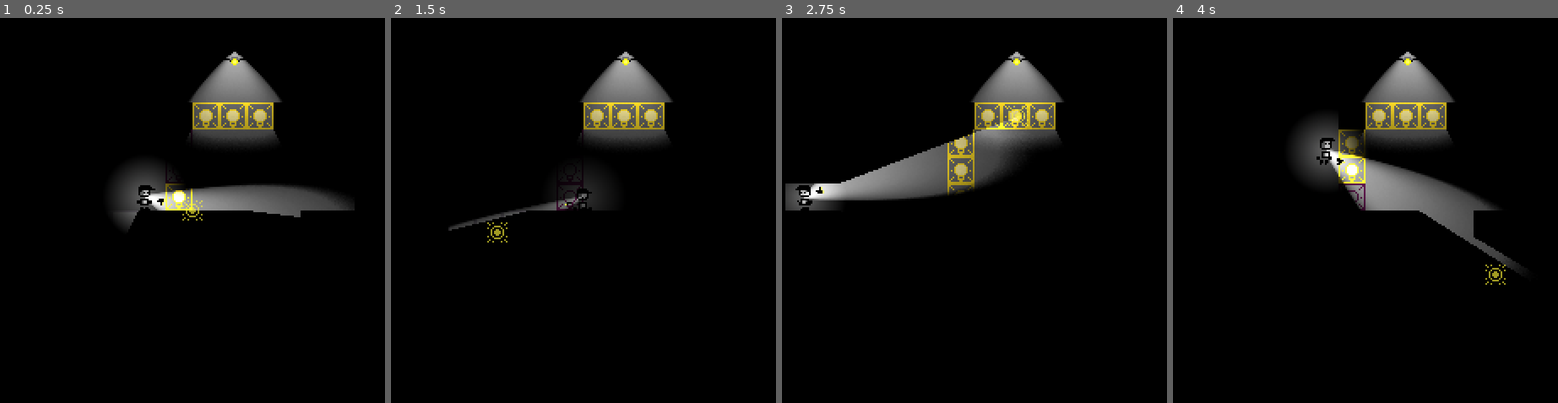
Above: before the commit, frames 1-4 (left to right).
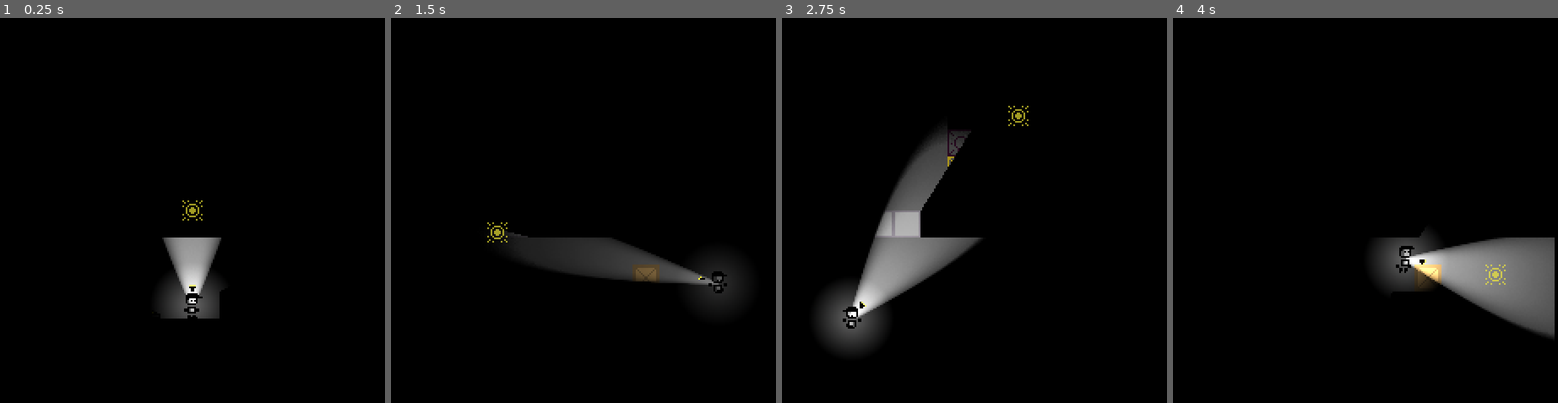
Above: after the commit, the same moments.

Repository: DylanPerry2098/ScreenTear
Game: Godot game, scene res://scenes/levels/test_room.tscn
The game is run twice, just before and just after one commit, with the same random seed, the same clock (stepped at 60 frames per second) and the same inputs.
Inputs (mouse positions are in pixels of both pictures, inside the frame that each line leads up to):
- Up to frame 1 (0.25 s): no input
- Up to frame 2 (1.5 s): move the mouse to (679, 187) at 0.52 s; hold D (move_right) from 0.53 s (still down); tap E (interact) at 0.6 s; tap Space (jump) at 0.77 s; move the mouse to (498, 233) at 1.27 s; tap F (turn_off_flashlight) at 1.35 s
- Up to frame 3 (2.75 s): tap Space (jump) at 1.52 s; tap Enter at 2 s; move the mouse to (1016, 114) at 2.02 s; release D (move_right) at 2.03 s; hold A (move_left) from 2.03 s (still down); tap E (interact) at 2.1 s
- Up to frame 4 (4 s): move the mouse to (1342, 295) at 2.77 s; release A (move_left) at 2.78 s; hold D (move_right) from 2.78 s (still down); tap F (turn_off_flashlight) at 2.85 s; tap Space (jump) at 3.02, 3.5, 3.77 s; move the mouse to (1496, 275) at 3.52 s; tap E (interact) at 3.6 s

The runs differ from the first frame. In frame 1, 11% of the frame differs, in the area x 29-93%, y 8-79%; in frame 2, 9.6%; in frame 3, 15%; in frame 4, 18%, in the area x 31-100%, y 8-83%.

Commit message:
fix box, make less slidy

Diff:
--- a/scenes/levels/test_room.tscn
+++ b/scenes/levels/test_room.tscn
@@ -4,7 +4,6 @@
 [ext_resource type="TileSet" uid="uid://dts5m0ui4v7ai" path="res://resources/main_tileset.tres" id="2_asmw1"]
 [ext_resource type="PackedScene" uid="uid://beyip80fsaqxw" path="res://scenes/characters/player.tscn" id="3_gyqsl"]
 [ext_resource type="PackedScene" uid="uid://cvop5pfgclkcx" path="res://scenes/utils/ui.tscn" id="6_asmw1"]
-[ext_resource type="PackedScene" uid="uid://d0o1gvwqwdbmv" path="res://scenes/characters/stalker.tscn" id="7_sa601"]
 [ext_resource type="PackedScene" uid="uid://dwylrlxy7xcpm" path="res://scenes/gizmos/box.tscn" id="8_ff50h"]
 [ext_resource type="Script" uid="uid://dpgbf5745cfw5" path="res://scripts/objects/tile_manager.gd" id="8_x4gfd"]
 [ext_resource type="PackedScene" uid="uid://cjowb85tb4dkv" path="res://scenes/gizmos/pressure_plate.tscn" id="9_s3biy"]
@@ -21,14 +20,14 @@
 script = ExtResource("8_x4gfd")
 
 [node name="Player" parent="." unique_id=366328777 instance=ExtResource("3_gyqsl")]
-position = Vector2(100, 118)
+position = Vector2(128, 184)
 
 [node name="AudioStreamPlayer_BGMusic" parent="." unique_id=1090977874 instance=ExtResource("11_x4gfd")]
 
 [node name="UI" parent="." unique_id=1226678125 instance=ExtResource("6_asmw1")]
 
 [node name="Box" parent="." unique_id=1527440110 instance=ExtResource("8_ff50h")]
-position = Vector2(103, 160)
+position = Vector2(161, 168)
 
 [node name="PressurePlate" parent="." unique_id=18738573 node_paths=PackedStringArray("connected_obj") instance=ExtResource("9_s3biy")]
 position = Vector2(102, 192)
@@ -36,6 +35,3 @@
 
 [node name="OverheadLight" parent="." unique_id=1548226924 instance=ExtResource("10_op2op")]
 position = Vector2(153, 34)
-
-[node name="Stalker" parent="." unique_id=763752193 instance=ExtResource("7_sa601")]
-position = Vector2(59, 28)
--- a/scripts/player/player.gd
+++ b/scripts/player/player.gd
@@ -83,7 +83,7 @@
 		var c := get_slide_collision(i)
 		if c.get_collider() is RigidBody2D:
 			var crb := c.get_collider() as RigidBody2D
-			crb.apply_central_force(-c.get_normal() * delta * 7000)
+			crb.linear_velocity = -c.get_normal() * 80
 
 func _process(delta: float) -> void:
 	state_machine.update(delta)
